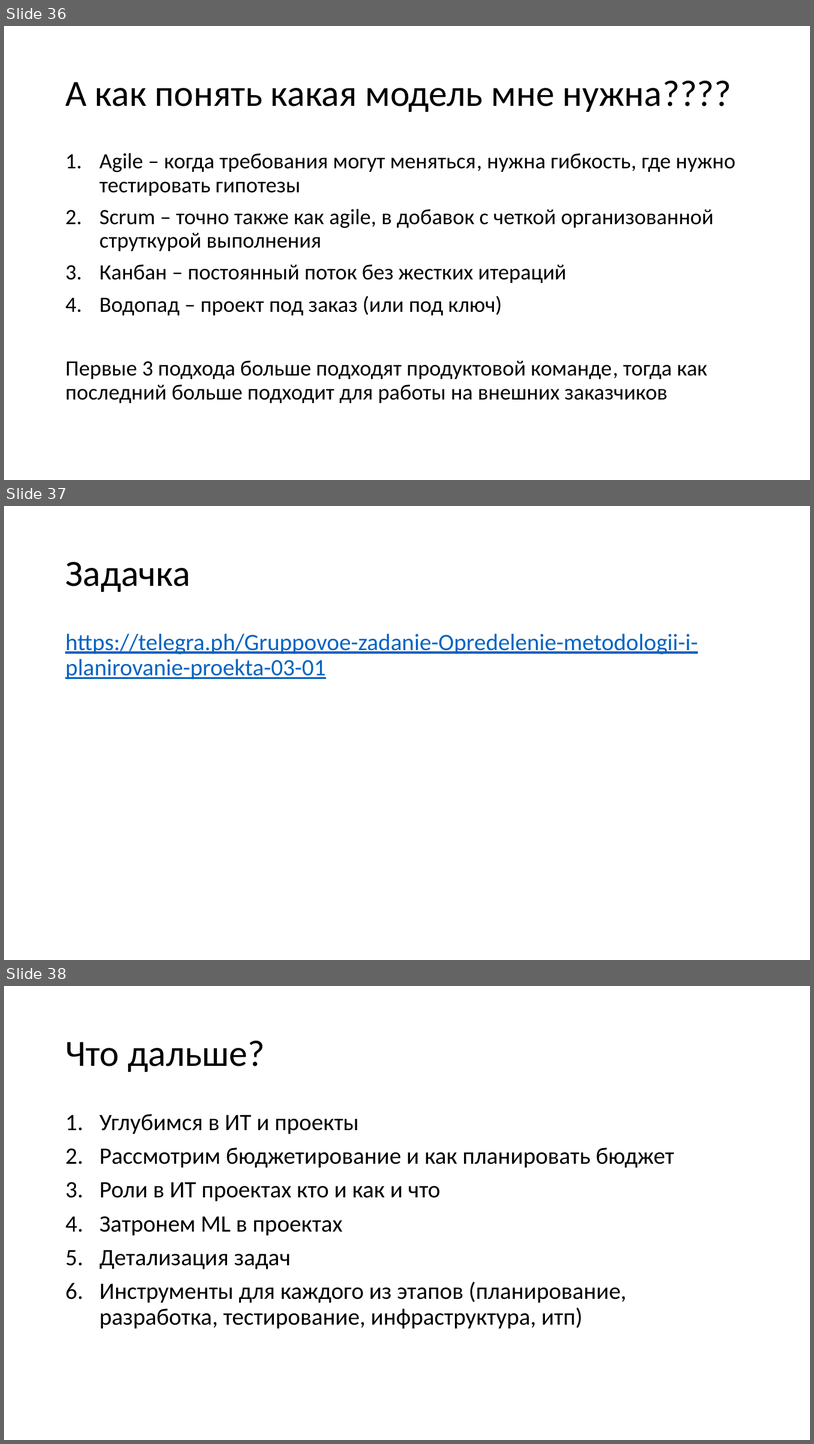
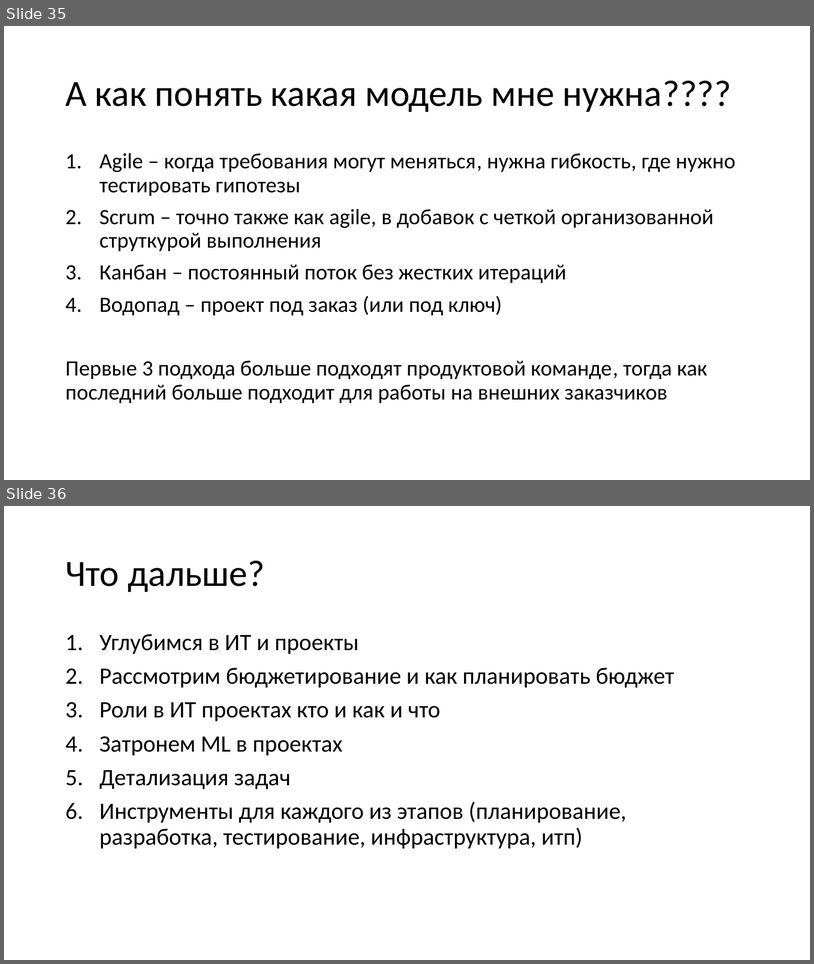
Before and after one commit to Letch49/project-management-vvsu-2026, a slide deck: lectures/Проектное управление 1.pptx. Shown one above the other, each under a label of ours: slides 36, 37 and 38 before the commit, slides 35 and 36 after it. The pictures are 814x1444 and 814x964 pixels, drawn with LibreOffice and Linux fonts; fonts in the diff are those of the drawing. Boxes give left, top, right and bottom in pixels: in the first picture for what was removed or moved away, otherwise in the second. Text is boxed around its words. In the diff, an @@ line names an element or a change of style, - is before the commit and + after.

Commit message:
fix: lecture 1

```diff
--- a/lectures/Проектное управление 1.pptx
+++ b/lectures/Проектное управление 1.pptx
@@ slide 37 removed at [4, 506, 810, 960], background #FFFFFF @@
@@ title removed at [65, 562, 191, 592] @@
-Задачка
@@ text removed at [65, 633, 698, 679] @@
-https://telegra.ph/Gruppovoe-zadanie-Opredelenie-metodologii-i-planirovanie-proekta-03-01
@@ what was slide 36 is now slide 35 @@
@@ what was slide 38 is now slide 36 @@
```
Also in this commit, not shown: 1 other slide removed.
